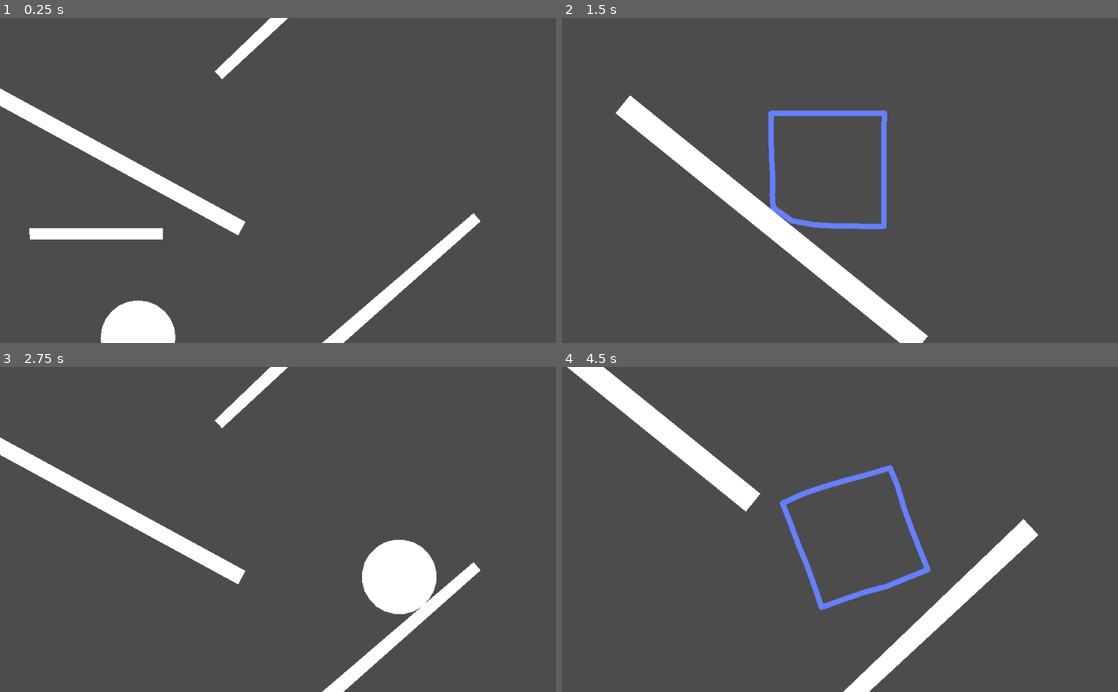
Above: before the commit, frames 1-4 (two rows, left to right).
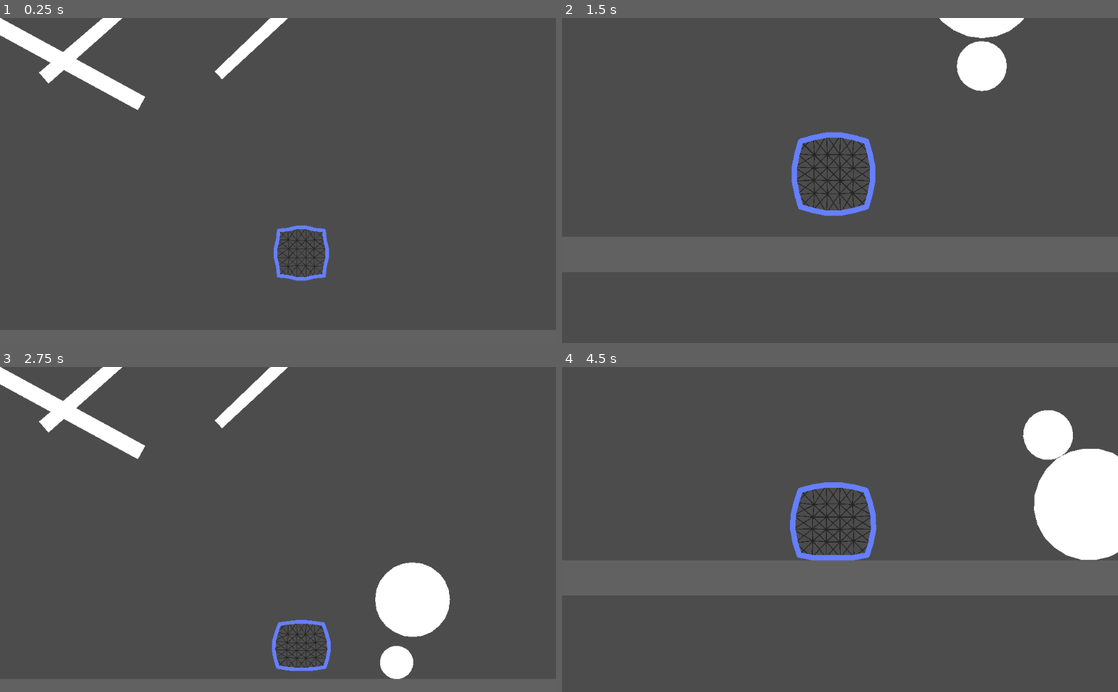
Above: after the commit, the same moments.

Repository: bustedwallstudios/Softbody
Game: Godot game, scene res://2dWorld.tscn
Same seed, same stepped clock (60 frames per second), same inputs: the game is played once before the commit and once after it.
Inputs (mouse positions are in pixels of both pictures, inside the frame that each line leads up to):
- Up to frame 1 (0.25 s): no input
- Up to frame 2 (1.5 s): tap Enter (enterKey) at 0.5, 0.6, 1.35 s; move the mouse to (962, 164) at 0.52 s; hold Right (ui_right) 0.53-1.28 s; tap Keypad Enter (ui_accept) at 0.77 s; move the mouse to (962, 174) at 1.27 s; hold Down (ui_down) from 1.28 s (still down)
- Up to frame 3 (2.75 s): tap Keypad Enter (ui_accept) at 1.52 s; move the mouse to (333, 458) at 2.02 s; release Down (ui_down) at 2.03 s; hold Right (ui_right) from 2.03 s (still down); tap Enter (enterKey) at 2.1 s
- Up to frame 4 (4.5 s): move the mouse to (962, 578) at 2.77 s; tap Enter (enterKey) at 2.85, 3.6, 4.35 s; tap Keypad Enter (ui_accept) at 3.02, 3.77 s; move the mouse to (1006, 578) at 3.52 s; release Right (ui_right) at 3.53 s; hold Left (ui_left) from 3.53 s (still down); move the mouse to (673, 480) at 4.27 s

The runs differ from the first frame. In frame 1, 8.7% of the frame differs, in the area x 0-87%, y 0-100%; in frame 2, 9.5%; in frame 3, 8.1%; in frame 4, 13%, in the area x 1-100%, y 0-100%.

Commit message:
added shitty edge bulges with an idiotic workaround for the stupid fucking weird ass original rest length number

Diff:
--- a/2dWorld.tscn
+++ b/2dWorld.tscn
@@ -35,7 +35,7 @@
 [node name="World" type="Node2D" parent="."]
 
 [node name="Ground" type="StaticBody2D" parent="World"]
-position = Vector2( -28, 972 )
+position = Vector2( 0, 621 )
 scale = Vector2( 19, 5 )
 __meta__ = {
 "_edit_group_": true
@@ -51,7 +51,7 @@
 polygon = PoolVector2Array( -5.95, -0.225, 5.95, -0.225, 5.95, 1.075, -5.95, 1.075 )
 
 [node name="RotatingBeam" type="StaticBody2D" parent="World"]
-position = Vector2( -1068, -451 )
+position = Vector2( -1622, -1144 )
 rotation = 0.499164
 scale = Vector2( 1.475, 5 )
 __meta__ = {
@@ -100,7 +100,7 @@
 polygon = PoolVector2Array( -27.2157, -0.289926, 32.9624, -0.241419, 32.9287, 0.677203, -27.2257, 0.947976 )
 
 [node name="RotatingBeam3" type="StaticBody2D" parent="World"]
-position = Vector2( 606, 372 )
+position = Vector2( -882, -1190 )
 rotation = -0.712094
 scale = Vector2( 1, 3.251 )
 script = ExtResource( 4 )
@@ -119,7 +119,7 @@
 polygon = PoolVector2Array( -27.2157, -0.289926, 32.9624, -0.241419, 32.9287, 0.677203, -27.2257, 0.947976 )
 
 [node name="Beam" type="RigidBody2D" parent="World"]
-position = Vector2( -1041, -6 )
+position = Vector2( -80, -1780 )
 mass = 20.0
 gravity_scale = 3.72
 can_sleep = false
@@ -162,7 +162,7 @@
 polygon = PoolVector2Array( -4.45, 1.625, -4.6, 0.425001, -4.45, -0.775, -4, -1.875, -3.25, -2.825, -2.3, -3.575, -1.2, …(247 unchanged characters)…
 
 [node name="BigBall" type="RigidBody2D" parent="World"]
-position = Vector2( -777, 586 )
+position = Vector2( -1433, -1779 )
 collision_layer = 3
 collision_mask = 3
 input_pickable = true
@@ -185,14 +185,12 @@
 polygon = PoolVector2Array( -4.45, 1.625, -4.6, 0.425001, -4.45, -0.775, -4, -1.875, -3.25, -2.825, -2.3, -3.575, -1.2, …(247 unchanged characters)…
 
 [node name="SquishyBody" parent="." instance=ExtResource( 5 )]
-position = Vector2( -1019, -3038 )
 pointsVert = 6
-sizeInPx = 500
-stiffness = 11.267
+stiffness = 10.0
 plasticity = 0.1
 memory = 1.0
-gravity = Vector2( 0, 6 )
-showLines = false
+edgeBulges = 1.0
+includeCornerSupports = false
 
 [connection signal="input_event" from="World/Ball" to="World/Ball" method="inputEvent"]
 [connection signal="input_event" from="World/BigBall" to="World/BigBall" method="inputEvent"]
--- a/MiscScripts/World.gd
+++ b/MiscScripts/World.gd
@@ -2,7 +2,7 @@
 
 var currentCamera:int = 1
 
-func _process(delta):
+func _process(_delta):
 	if Input.is_action_just_pressed("enterKey"):
 		currentCamera += 1
 
--- a/Objects/PhysicsPoint.gd
+++ b/Objects/PhysicsPoint.gd
@@ -5,7 +5,7 @@
 
 var gravityForce:Vector2
 
-func _physics_process(delta):
+func _physics_process(_delta):
 
 	# The force we will apply to the point. The springs should not have as much of an effect on
 	# the points if there is a high mass (F = ma -> a = F/m). The gravity is unaffected by the
--- a/Objects/Spring.gd
+++ b/Objects/Spring.gd
@@ -24,7 +24,7 @@
 # This is determined during the creation by the body, it's just how long the
 # spring would be if there were no external forces acting upon it
 var restLength:float
-# This is set to restLength in _ready(). It is used to figure out the memory
+# This is set to the same thing as restLength in the softbody. It is used to figure out the memory
 # that should be applied, to stretch the springs back to the length they started at.
 var originalRestLength:float
 
@@ -47,22 +47,25 @@
 var pressureFactor:float
 
 func _ready():
-	originalRestLength = restLength
-
 	if hideLine:
 		$Line2D.clear_points()
 		$Line2D.hide()
+
+	convertStupidNodePaths()
 
 func convertStupidNodePaths():
 	# Change the |path to the node| to the node itself
 	PointA = get_node(PointA)
 	PointB = get_node(PointB)
 
+var t = 0
 # warning-ignore:unused_argument
 func _physics_process(delta):
-	if not hasConvertedStupidNodePaths: # check line 3
-		convertStupidNodePaths()
-		hasConvertedStupidNodePaths = true
+
+	# fuck you
+	if t <10:
+		self.originalRestLength = self.restLength
+		t+=1
 
 	# Set the global variable for the distance between point A and B
 	# This is used in hookesLawToFindForce() and findPressureForce()
@@ -109,7 +112,7 @@
 	# We only bother doing the math if it is at least a little bit plastic. The
 	# result of the calculation will always be 0 if the plasticity is 0.
 	if plasticity > 0:
-		self.restLength -= applyPlasticity()
+		self.restLength -= findPlasticityEffect()
 
 	# If we are showing the lines, update them
 	if not hideLine:
@@ -156,9 +159,9 @@
 # Returns the new length of the spring after we do plasticity.
 # The more plastic the shape is, the more it will permanently deform to any forces
 # that occur to it.
-func applyPlasticity() -> float:
-	# The difference between it's current and desired lengths.
-	var currentDeformity:float = restLength - currentLength
+func findPlasticityEffect() -> float:
+	# The difference between its current and desired lengths.
+	var currentDeformity:float = self.restLength - currentLength
 
 	# The amount of deformity currently, scaled to the amount of plasticity.
 	# 1 plasticity will result in the new length of the spring being changed
--- a/Objects/SquishyBody.gd
+++ b/Objects/SquishyBody.gd
@@ -1,5 +1,4 @@
 extends Node2D
-
 
 # This allows us to create the rigidbodies whenever we need to
 export (PackedScene) var PhysicsPoint
@@ -8,14 +7,14 @@
 export (PackedScene) var PhysicsSpring
 
 # The amount of balls sideways and vertically
-export (int, 1, 100) var pointsHoriz = 6
-export (int, 1, 100) var pointsVert  = 10
+export (int, 1, 100) var pointsHorz = 6
+export (int, 1, 100) var pointsVert = 10
 
 export (int) var sizeInPx = 300
 
 # This is set in _ready(), and is calculated by dividing the total size of the shape by
 # how many points there are across it.
-var pxBetweenPoints:float
+var orthogSpringLength:float
 
 export (float) var pointRadius = 10
 
@@ -34,6 +33,8 @@
 # if it is decreased by the plasticity of the object.
 export (float, 0, 1) var memory = 0
 
+export (float) var edgeBulges = 0
+
 # I removed the ability to control this because having it much higher or lower than one results
 # in undesirable behavior
 var mass = 1
@@ -49,6 +50,9 @@
 export (bool) var showPolygon = false
 export (bool) var showOutline = true
 
+# idk
+var lengthForThisSpring:float
+
 # Stores all the points in a 2d array (Currently unused I think)
 var bodyPoints = []
 
@@ -56,7 +60,7 @@
 	# The body works the best if they are equal.
 	dampingFactor = stiffness
 
-	pxBetweenPoints = sizeInPx/pointsHoriz
+	orthogSpringLength = sizeInPx/pointsHorz
 
 	if not showPolygon:
 		$Shape.hide()
@@ -68,7 +72,7 @@
 # warning-ignore:unused_argument
 func _physics_process(delta):
 	# The position of the point closest to the center of the squishyBody.
-	var centerPointPos = get_node(bodyPoints[int(pointsHoriz/2)][int(pointsVert/2)]).position
+	var centerPointPos = get_node(bodyPoints[pointsVert/2][pointsHorz/2]).position
 	# Put the camera at the correct position.
 	$SquishyBodyCamera.position = centerPointPos
 
@@ -84,19 +88,19 @@
 	for y in pointsVert:
 		bodyPoints.append([]) # Add another layer
 
-		for x in pointsHoriz:
+		for x in pointsHorz:
 			# Initiate a new one in memory
 			var newPoint = PhysicsPoint.instance()
 
 			# Put the new point where it should be
-			newPoint.position = Vector2(x*pxBetweenPoints, y*pxBetweenPoints)
+			newPoint.position = Vector2(x*orthogSpringLength, y*orthogSpringLength)
 
 			# Scale the point size and marker size appropriately
 			newPoint.get_node("Hitbox").shape.radius = pointRadius
 			newPoint.get_node("Marker").scale = Vector2(pointRadius/10, pointRadius/10)
 
 			# Adjust the color to give the whole squishy body a nice rainbow across it
-			newPoint.get_node("Marker").color = Color.from_hsv((x + y) / (float(pointsHoriz) + float(pointsVert)), 1, 1)
+			newPoint.get_node("Marker").color = Color.from_hsv((x + y) / (float(pointsHorz) + float(pointsVert)), 1, 1)
 
 			# All the points need to have the same mass
 			newPoint.mass = mass
@@ -114,41 +118,101 @@
 			bodyPoints[y].append(newPoint.get_path())
 
 func initiateSprings():
-	# Thank you Pythagoras
-	var diagPxBetweenPoints = sqrt((pxBetweenPoints * pxBetweenPoints) + (pxBetweenPoints * pxBetweenPoints))
+	# We need the diagonal length between the points for the diagonal springs
+	var d = orthogSpringLength
+	var diagPxBetweenPoints = pythag(d, d)
 
 	for y in pointsVert:
-		for x in pointsHoriz:
-			# These if statements only allow the springs to be created
-			# that will fit in the body, for example it will only create a spring
-			# that connects to a point on the right IF there is actually a point
-			# on the right
-			if x < pointsHoriz-1:
-				# Only create this one if there's space on the right
-				createSpring(x, y, x+1, y, "x ", pxBetweenPoints)
-
+		for x in pointsHorz:
+			# Magic?? No, this is all still math
+			var r = pythag(sizeInPx, sizeInPx) / 2.0
+			var bulgeToCreateCircle = r - ((r * sqrt(2)) / 2)
+
+			# Adding this number to the spring length results in the middle of the
+			# shape bulging outwards, to make it more like a circle, based on edgeBulges.
+			var bulgeVert = (sin(x * (PI/(pointsHorz-1))) * bulgeToCreateCircle) * edgeBulges
+			var bulgeHorz = (sin(y * (PI/(pointsVert-1))) * bulgeToCreateCircle) * edgeBulges
+
+			# The pythagorean theorem done on orthogSpringLength
+			var diagSpringLength = pythag(orthogSpringLength, orthogSpringLength)
+
+			# Because some are diagonal, the length will be the hypotenuse of the two
+			# horizontal lengths the spring is associated with. Because it is sometimes going
+			# to be longer (due to the edge bulges) we have to calculate the rest length with
+			# the spring length (which may have been changed by bulges) as one side, and the
+			# original orthogSpringLength as the other side.
+
+			# The length of each spring we're creating for this point
+			var upRightLength   = diagSpringLength
+			var rightLength     = orthogSpringLength
+			var downRightLength = diagSpringLength
+			var downLength      = orthogSpringLength
+
+			# The lengths of each spring, if we're bulging it out
+			var orthogWithBulgeHorz = orthogSpringLength + bulgeHorz
+			var orthogWithBulgeVert = orthogSpringLength + bulgeVert
+			var diagWithBulge = pythag(orthogWithBulgeHorz, orthogSpringLength)
+
+			# These are for bulges. If it's on the edge of the square, it will
+			# extend the length of the springs to the amount they should be with
+			# the bulges.
+			if y == 0: # If we're on the TOP ROW
+#				downRightLength = diagWithBulge
+				downLength      = orthogWithBulgeVert
+			elif y == pointsVert-2: # If we're on the SECOND BOTTOM ROW
+#				downRightLength = diagWithBulge
+				downLength      = orthogWithBulgeVert
+#			elif y == pointsVert-1: # If we're on the BOTTOM ROW
+#				upRightLength   = diagWithBulge
+
+			if x == 0: # If we're on the LEFT COLUMN
+#				upRightLength   = diagWithBulge
+				rightLength     = orthogWithBulgeHorz
+#				downRightLength = diagWithBulge
+			elif x == pointsHorz-2: # If we're on the SECOND RIGHT COLUMN
+#				upRightLength    = diagWithBulge
+				rightLength      = orthogWithBulgeHorz
+#				downRightLength  = diagWithBulge
+
+			# The following if statements only allow the springs to be created if
+			# they will fit in the body, for example it will only create a spring
+			# that connects to a point on the right of the current point IF there
+			# is actually a point on the right
+
+			# Only create this one if there's space on the right
+			if x < pointsHorz-1:
+				self.lengthForThisSpring = rightLength
+				# Directly rightwards
+				createSpring(x, y, x+1, y, "r ")
+
+				# Only create this one if there's space on the right AND upward
 				if y > 0:
-					# Only create this one if there's space on the right AND upward
-					createSpring(x, y, x+1, y-1, "du", diagPxBetweenPoints)
-
+					self.lengthForThisSpring = upRightLength
+					# Diagonally up and to the right
+					createSpring(x, y, x+1, y-1, "ru")
+
+			# Only create this one if there's space downward
 			if y < pointsVert-1:
-				# Only create this one if there's space downward
-				createSpring(x, y, x, y+1, "y ", pxBetweenPoints)
+				self.lengthForThisSpring = downLength
+				# Directly downwards
+				createSpring(x, y, x, y+1, "d ")
 
 				# Only create this one if there's space downward AND to the right
-				if x < pointsHoriz-1:
-					createSpring(x, y, x+1, y+1, "dd", diagPxBetweenPoints)
+				if x < pointsHorz-1:
+					self.lengthForThisSpring = downRightLength
+					createSpring(x, y, x+1, y+1, "rd")
 
 	# Create springs from the corner points to the points two inwards from the corners.
 	# This hopefully prevents the corners from being squished in so far.
 	# We don't have to do this in the loop, because we know exactly where we want these.
-	if includeCornerSupports and pointsHoriz > 2 and pointsVert > 2:
-		createSpring(0,             0,            2,               2,              "TL ", diagPxBetweenPoints*2)
-		createSpring(pointsHoriz-1, 0,            pointsHoriz-2-1, 2,              "TR ", diagPxBetweenPoints*2)
-		createSpring(pointsHoriz-1, pointsVert-1, pointsHoriz-2-1, pointsVert-2-1, "BR ", diagPxBetweenPoints*2)
-		createSpring(0,             pointsVert-1, 2,               pointsVert-2-1, "BL ", diagPxBetweenPoints*2)
-
-func createSpring(x:int, y:int, targetX:int, targetY:int, springName:String, length:float):
+	if includeCornerSupports and pointsHorz > 2 and pointsVert > 2:
+		self.lengthForThisSpring = diagPxBetweenPoints*2
+		createSpring(0,            0,            2,              2,              "TL ")
+		createSpring(pointsHorz-1, 0,            pointsHorz-2-1, 2,              "TR ")
+		createSpring(pointsHorz-1, pointsVert-1, pointsHorz-2-1, pointsVert-2-1, "BR ")
+		createSpring(0,            pointsVert-1, 2,              pointsVert-2-1, "BL ")
+
+func createSpring(x:int, y:int, targetX:int, targetY:int, springName:String):
 	# Create a new spring and add it as a child
 	var newSpring = PhysicsSpring.instance()
 
@@ -157,11 +221,12 @@
 	newSpring.PointB = bodyPoints[targetY][targetX]
 
 	# Set the physical properties of the newSpring
-	newSpring.restLength    = length
-	newSpring.stiffness     = stiffness
-	newSpring.dampingFactor = dampingFactor
-	newSpring.plasticity    = plasticity
-	newSpring.memory        = memory
+	newSpring.restLength         = self.lengthForThisSpring
+	newSpring.originalRestLength = self.lengthForThisSpring
+	newSpring.stiffness          = self.stiffness
+	newSpring.dampingFactor      = self.dampingFactor
+	newSpring.plasticity         = self.plasticity
+	newSpring.memory             = self.memory
 
 	newSpring.springName = springName + "("+str(x)+","+str(y)+")" # Will look like "dd(3,6)".
 
@@ -179,18 +244,18 @@
 
 	var currentNode:RigidBody2D
 
-	for i in range(0, pointsHoriz):
+	for i in range(0, pointsHorz):
 		currentNode = get_node(bodyPoints[0][i])
 		pointArray.append(currentNode.position)
 		colorArray.append(markerColor(currentNode))
 
 	for i in range(0, pointsVert-2):
-		currentNode = get_node(bodyPoints[i+1][pointsHoriz-1])
+		currentNode = get_node(bodyPoints[i+1][pointsHorz-1])
 		pointArray.append(currentNode.position)
 		colorArray.append(markerColor(currentNode))
 
 	var backwards = []
-	for i in range(0, pointsHoriz):
+	for i in range(0, pointsHorz):
 		backwards.insert(0, i)
 
 	for i in backwards:
@@ -213,6 +278,11 @@
 
 	return(pointArray)
 
+# Do the pythagorean theorem on s1 and s2, and return the hypotenuse
+func pythag(s1:float, s2:float) -> float:
+	var result = sqrt((s1 * s1) + (s2 * s2))
+	return result
+
 func markerColor(node:RigidBody2D):
 	return node.get_node("Marker").color
 
--- a/Tests/test.gd
+++ b/Tests/test.gd
@@ -1,10 +1 @@
 extends RigidBody2D
-
-var prevPos = Vector2()
-var pos = Vector2()
-
-func _process(delta):
-	pos = self.position
-	print(delta)
-	print(pos - prevPos)
-	prevPos = self.position
